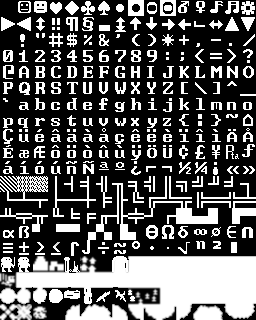
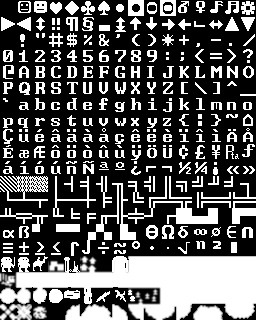
Two versions of the same layered image (256px x 320px). Layer-by-layer changes:
added layer "Pasted Layer" above "t16_test - Copy.png" over <box>33,256,48,272</box>
